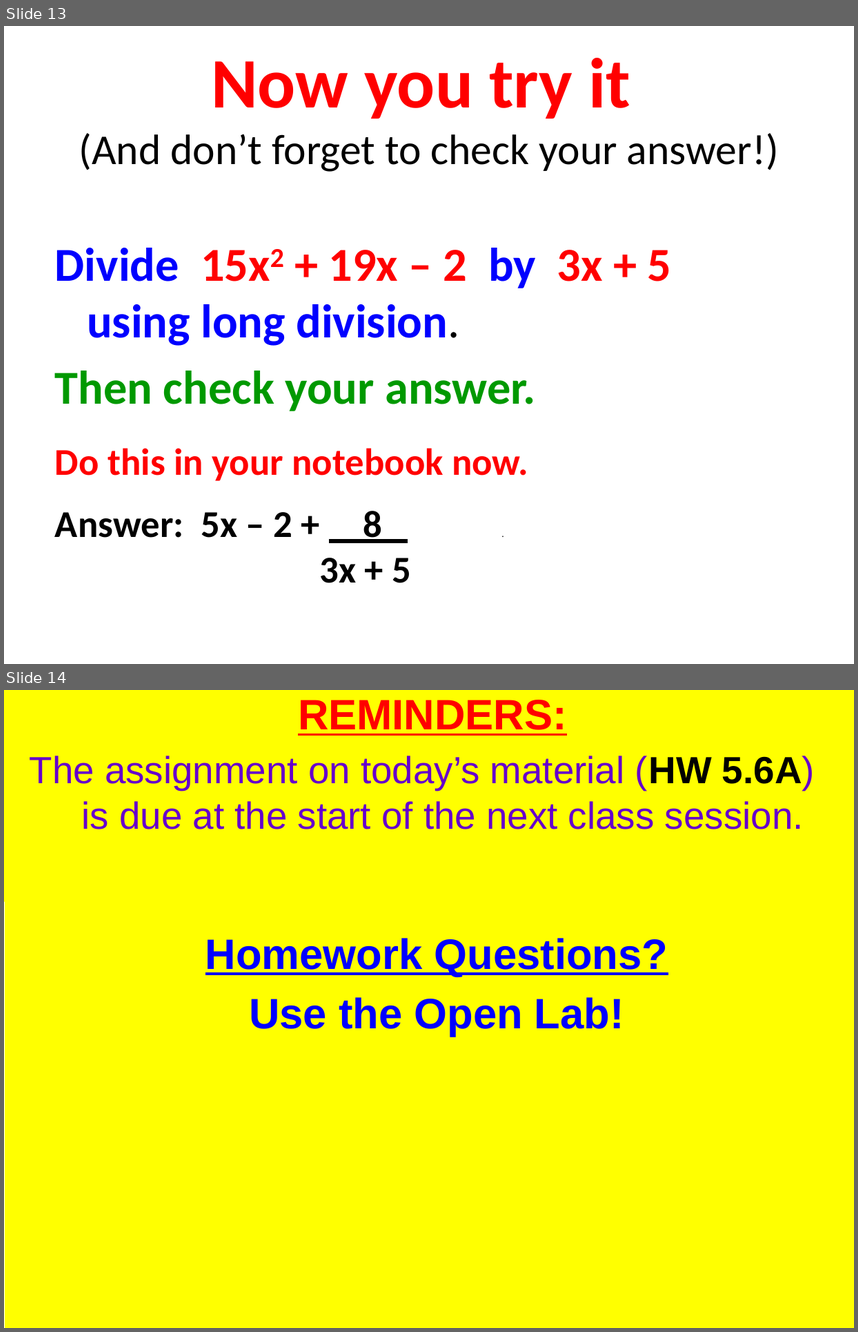
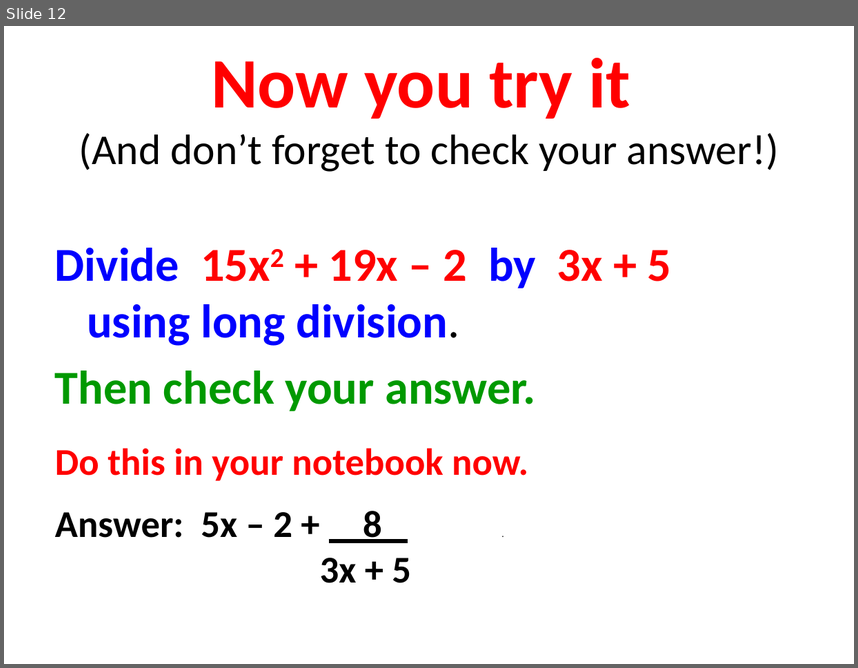
Before and after one commit to tyler-skorczewski-math/tyler-skorczewski-math.github.io, a slide deck: math90/Math90Lecture_5_6A_DividingPolynomialsPart1.pptx. Shown one above the other, each under a label of ours: slides 13 and 14 before the commit, slide 12 after it. The pictures are 858x1332 and 858x668 pixels, drawn with LibreOffice and Linux fonts; fonts in the diff are those of the drawing. Boxes give left, top, right and bottom in pixels: in the first picture for what was removed or moved away, otherwise in the second. Text is boxed around its words. In the diff, an @@ line names an element or a change of style, - is before the commit and + after.

```diff
--- a/math90/Math90Lecture_5_6A_DividingPolynomialsPart1.pptx
+++ b/math90/Math90Lecture_5_6A_DividingPolynomialsPart1.pptx
@@ slide 14 removed at (4,690,854,1328), background #FFFFFF @@
@@ text removed at (30,700,815,829) @@
-REMINDERS:
-The assignment on today’s material (HW 5.6A) is due at the start of the next class session.
@@ text removed at (205,938,668,1036) @@
-Homework Questions?
-Use the Open Lab!
@@ what was slide 13 is now slide 12 @@
```
Also in this commit, not shown: 2 other slides removed, 26 other files.
